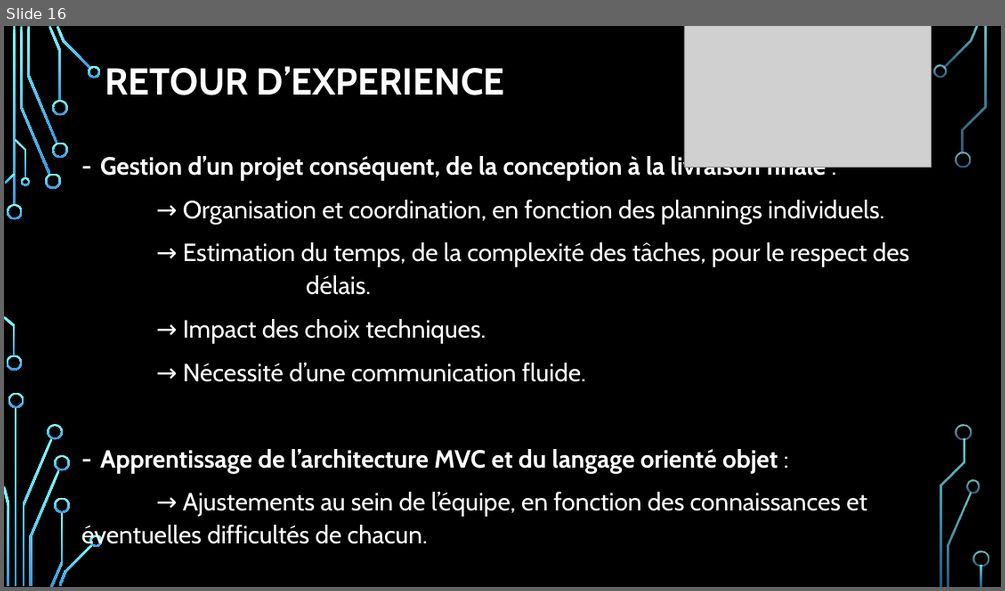
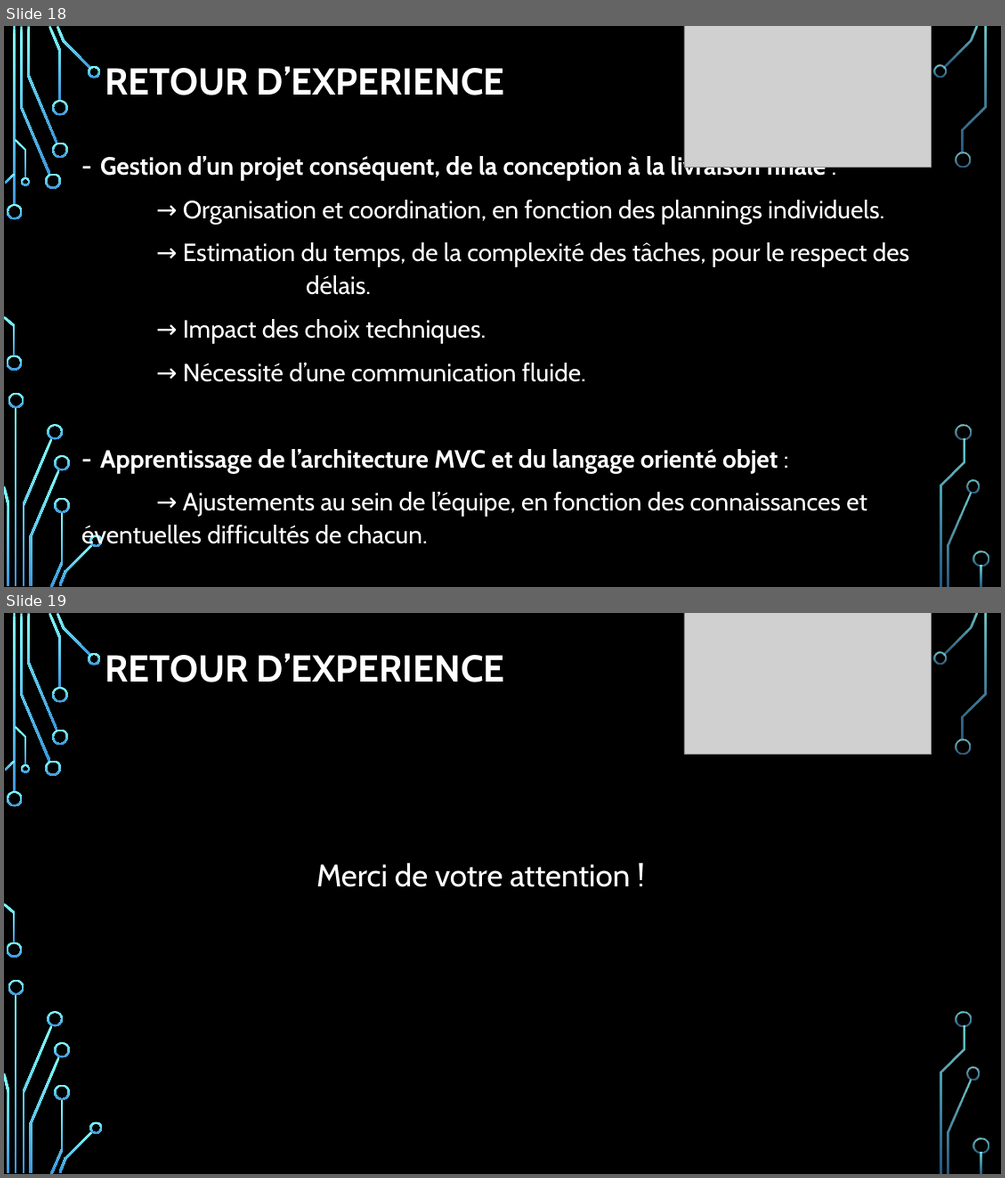
Before and after one commit to JNC-Hub/CUBES-3-GROUPE, a slide deck: Documentation/Présentation/cubes3Groupe.pptx. Shown one above the other, each under a label of ours: slide 16 before the commit, slides 18 and 19 after it. The pictures are 1005x591 and 1005x1178 pixels, drawn with LibreOffice and Linux fonts; fonts in the diff are those of the drawing; grey boxes stand for pictures; background and template pictures are left out. Boxes give left, top, right and bottom in pixels: in the first picture for what was removed or moved away, otherwise in the second. Text is boxed around its words. In the diff, an @@ line names an element or a change of style, - is before the commit and + after.

```diff
--- a/Documentation/Présentation/cubes3Groupe.pptx
+++ b/Documentation/Présentation/cubes3Groupe.pptx
@@ slide 19 added at [4, 613, 1001, 1174], background picture (left out); not listed: 36 template elements that a slide beside it also shows @@
@@ picture added at [685, 613, 931, 755] @@
@@ title added at [105, 653, 504, 682], 36 pt, text #FFFFFF, bold @@
+RETOUR D’EXPERIENCE
@@ text added at [316, 862, 630, 887], 30 pt, text #FFFFFF @@
+  Merci de votre attention !
@@ what was slide 16 is now slide 18 @@
```
Also in this commit, not shown: 1 slide changed, 2 other slides added.
